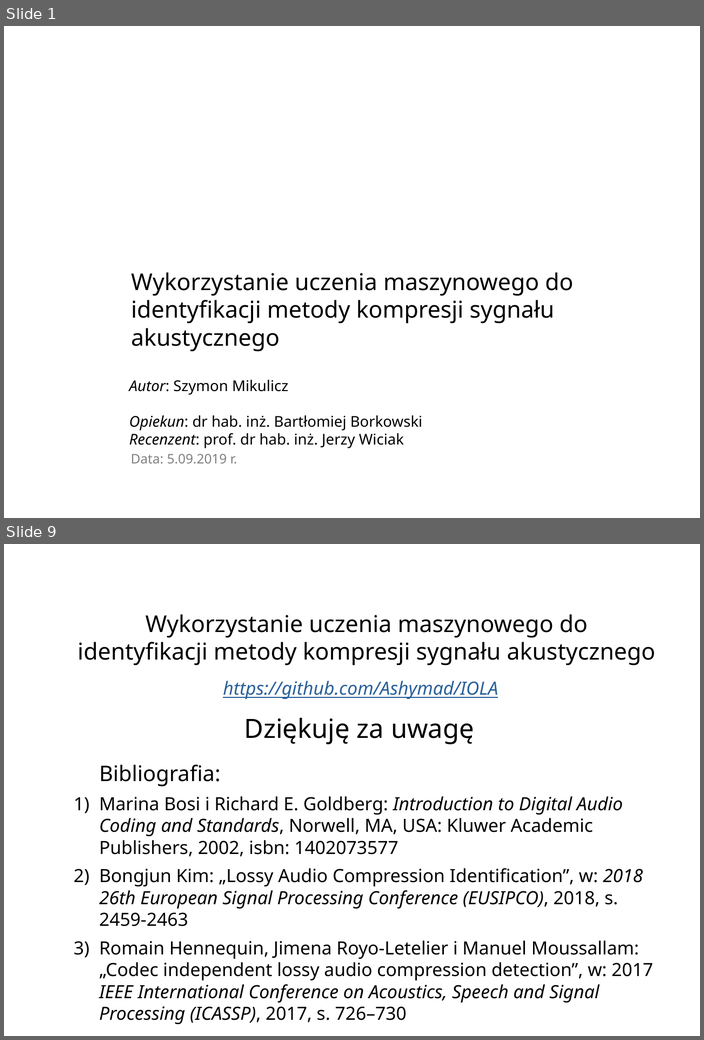
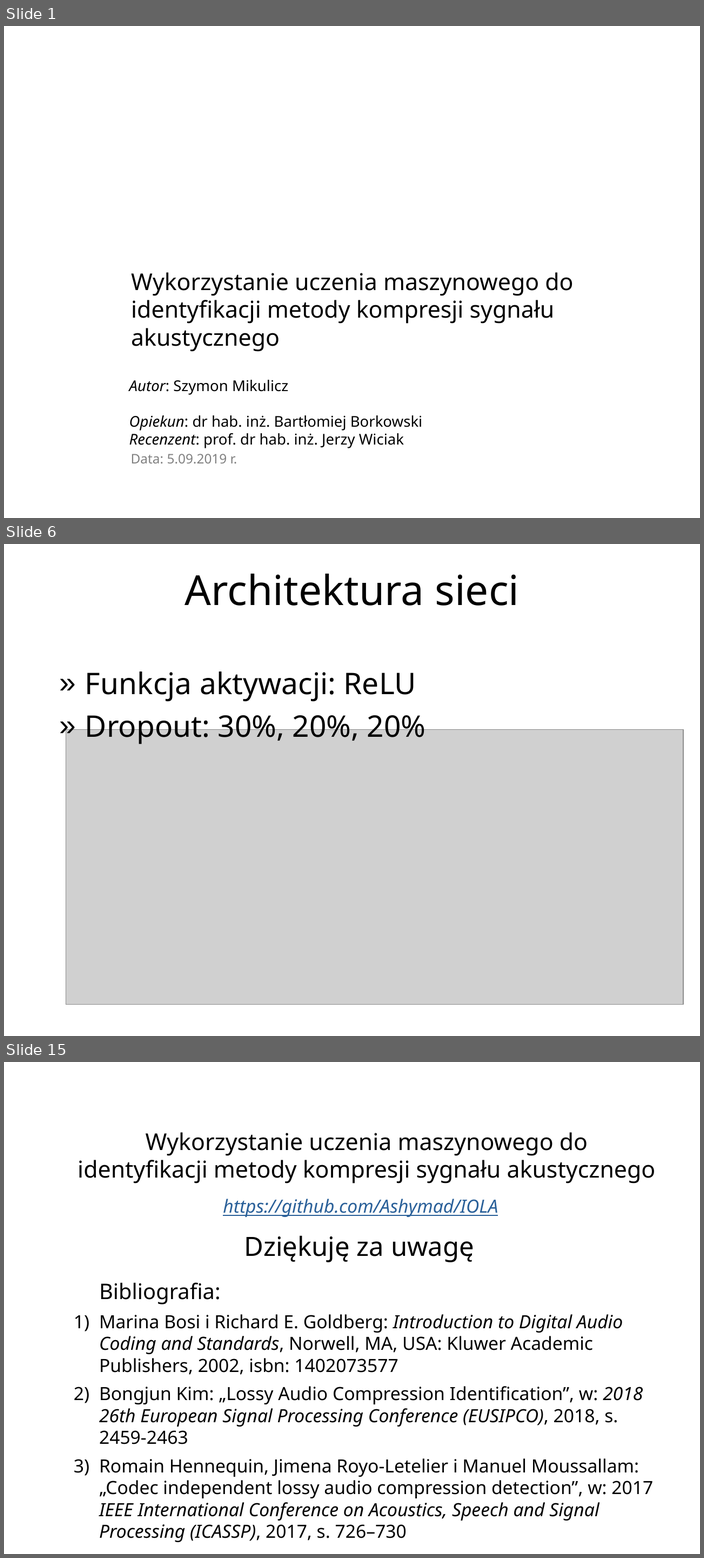
Before and after one commit to Ashymad/IOLA, a slide deck: prez/IOLAv3.odp. Shown one above the other, each under a label of ours: slides 1 and 9 before the commit, slides 1, 6 and 15 after it; the slides between them are not shown. The pictures are 704x1040 and 704x1558 pixels, drawn with LibreOffice and Linux fonts; fonts in the diff are those of the drawing; grey boxes stand for pictures; background and template pictures are left out. Boxes give left, top, right and bottom in pixels: in the first picture for what was removed or moved away, otherwise in the second. Text is boxed around its words. In the diff, an @@ line names an element or a change of style, - is before the commit and + after.

```diff
--- a/prez/IOLAv3.odp
+++ b/prez/IOLAv3.odp
@@ slide 6 added at <box>4,544,700,1036</box>, background picture (left out) @@
@@ title added at <box>185,573,519,606</box>, 50 pt, text #000000 @@
+Architektura sieci
@@ text added at <box>85,671,426,744</box>, 36 pt, text #000000 @@
+» Funkcja aktywacji: ReLU
+» Dropout: 30%, 20%, 20%
@@ picture added at <box>66,729,683,1004</box> @@
@@ what was slide 9 is now slide 15 @@
```
Also in this commit, not shown: 2 slides changed, 9 other slides added, 4 slides removed, 1 other file.
